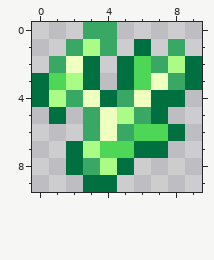
Two states of a pixel-art sprite, Resources/Textures/Items/Miscellaneous/MagicHerb1.png. Above is the file before it was changed.
The file is 20x20 pixels, drawn in blocks of 2x2; one block is one cell here.
After the commit:
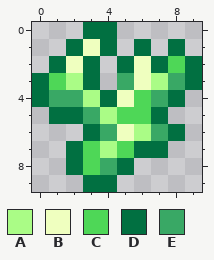
Palette (. is transparent): A #aafc86  B #efffbf  C #4ed757  D #017041  E #39a865
Changes in this commit:
Changed rows in their new state; - is an unchanged pixel.
first column x 1:
 0 --DD----
 1 -DBD---D
 2 D----BDC
 3 ----EBA-
 4 E-A-BCE-
 5 -D-ACC--
 6 --DEBAE-
 7 --CA----
 8 --CE----
Pixel boxes of the changes (left, top, right, bottom) in both pictures:
changed: (49, 22, 185, 175)
